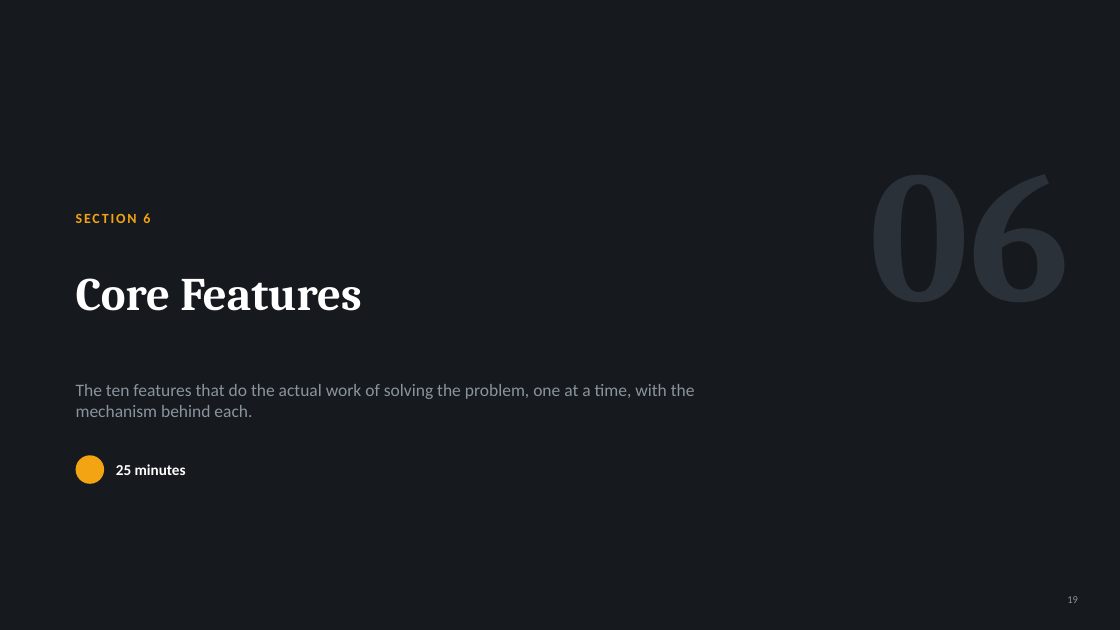
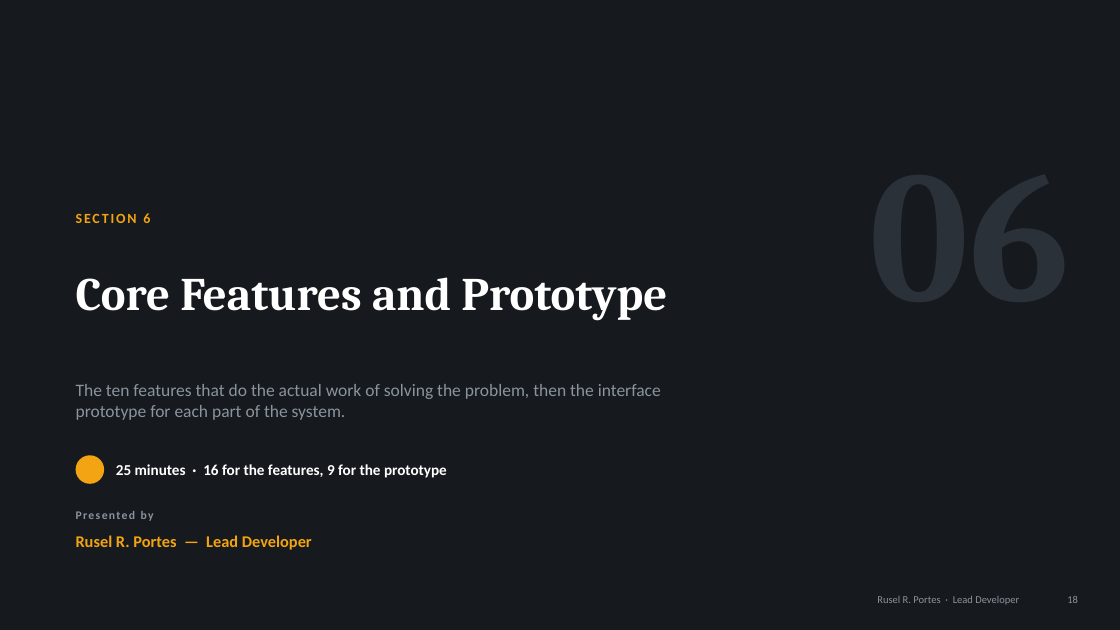
Before and after one commit to ruselportes/HRIS, a slide deck: slide 18 of docs/HRIS_Proposal_Hearing.pptx (slide 19 before the commit). Drawn at 1120x630 pixels with LibreOffice and Linux fonts; fonts in the diff are those of the drawing. Boxes give left, top, right and bottom in pixels: in the first picture for what was removed or moved away, otherwise in the second. Text is boxed around its words. In the diff, an @@ line names an element or a change of style, - is before the commit and + after.

```diff
--- a/docs/HRIS_Proposal_Hearing.pptx
+++ b/docs/HRIS_Proposal_Hearing.pptx
@@ text at [76, 277, 667, 321]: text changed @@
-Core Features
+Core Features and Prototype
@@ text at [76, 384, 661, 420]: text changed @@
-The ten features that do the actual work of solving the problem, one at a time, with the mechanism behind each.
+The ten features that do the actual work of solving the problem, then the interface prototype for each part of the system.
@@ text at [116, 464, 447, 478]: text changed @@
-25 minutes
+25 minutes · 16 for the features, 9 for the prototype
@@ text added at [76, 511, 154, 521], 10 pt, text #8A949D, bold @@
+Presented by
@@ text added at [76, 535, 312, 550], 14 pt, text #F2A413, bold @@
+Rusel R. Portes — Lead Developer
@@ text added at [877, 596, 1019, 605], 9 pt, text #8A949D @@
+Rusel R. Portes · Lead Developer
```
Also in this commit, not shown: 35 other slides changed, 7 slides added, 1 slide removed, 2 other files.
